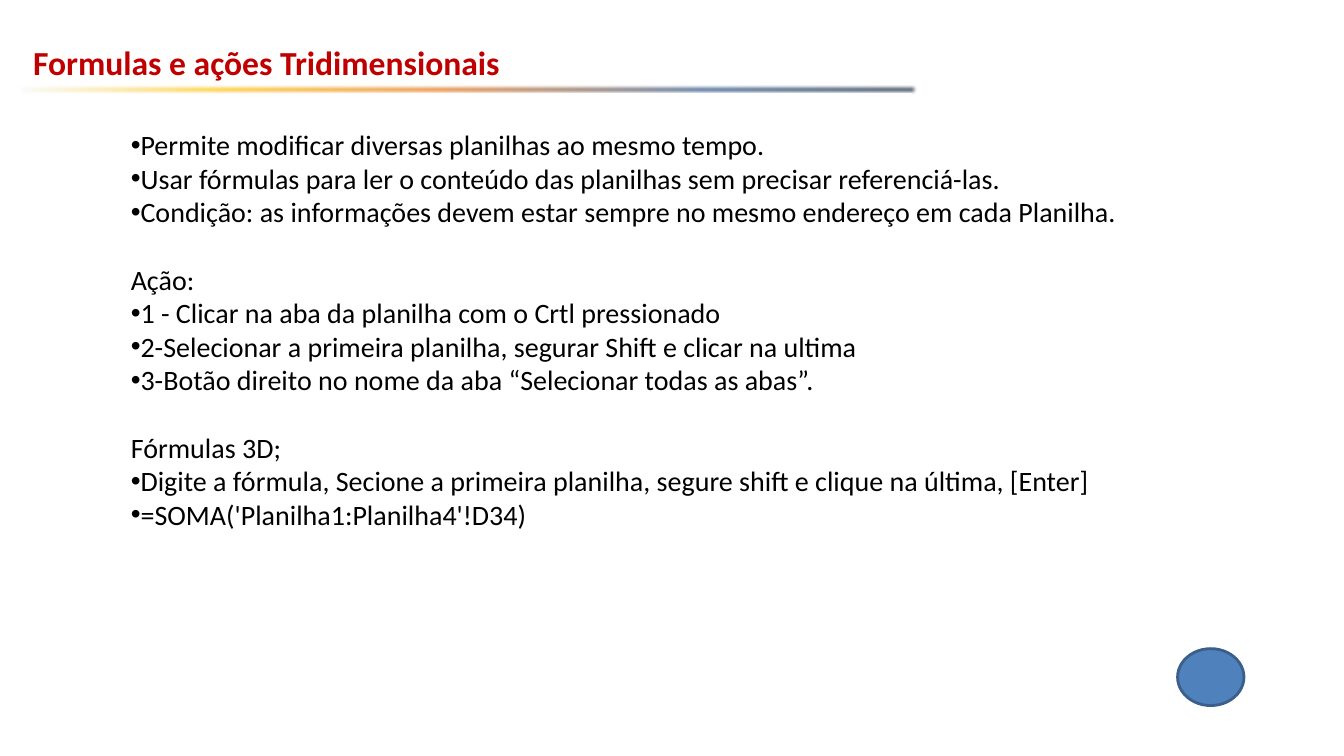
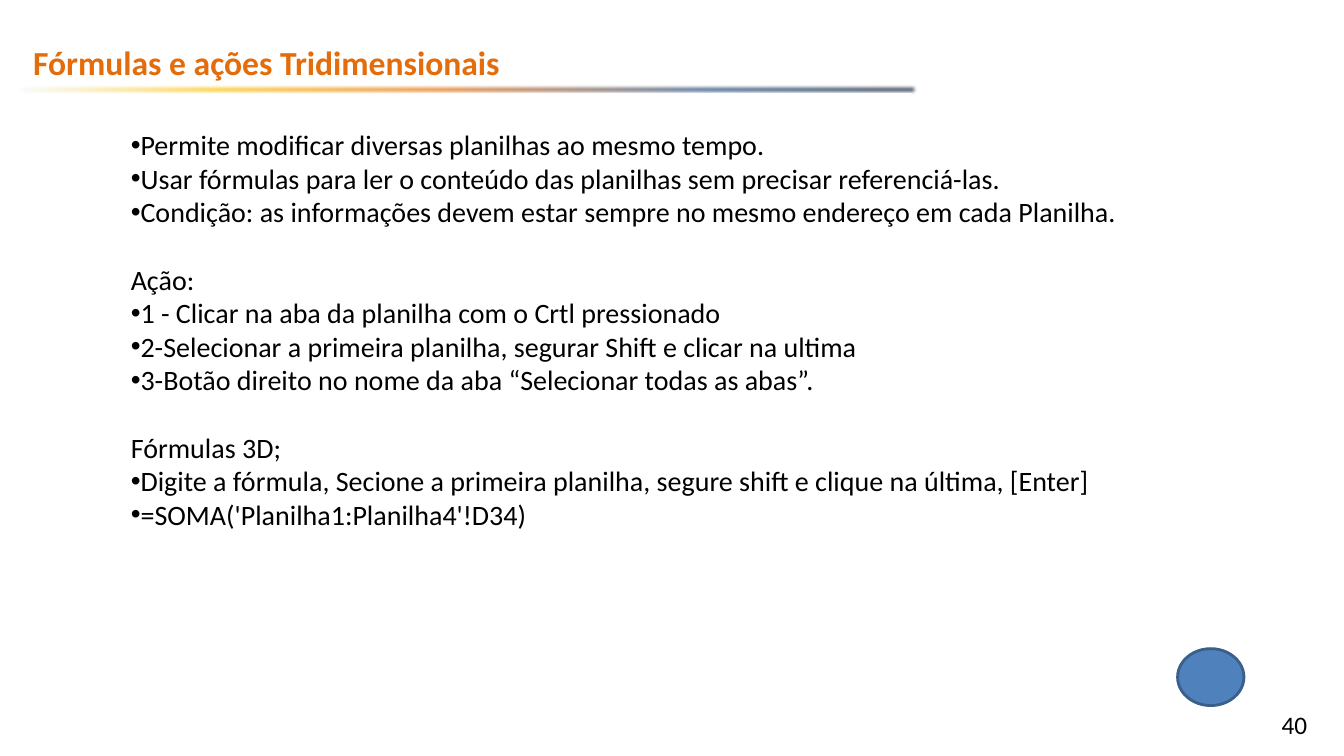
Before and after one commit to emerson-fenrir/Excel_Basico, a slide deck: slide 40 of Aula3.pptx (slide 37 before the commit). Drawn at 1344x756 pixels with LibreOffice and Linux fonts; fonts in the diff are those of the drawing; background and template pictures are left out. Boxes give left, top, right and bottom in pixels: in the first picture for what was removed or moved away, otherwise in the second. Text is boxed around its words. In the diff, an @@ line names an element or a change of style, - is before the commit and + after.

```diff
--- a/Aula3.pptx
+++ b/Aula3.pptx
@@ text at (33,51,499,81): text changed; text colour #C00000 to #E46C0A @@
-Formulas e ações Tridimensionais
+Fórmulas e ações Tridimensionais
@@ page number added at (1282,717,1308,734), 18 pt, text #000000 @@
+40
```
Also in this commit, not shown: 43 other slides changed, 3 slides added, 1 other file.
